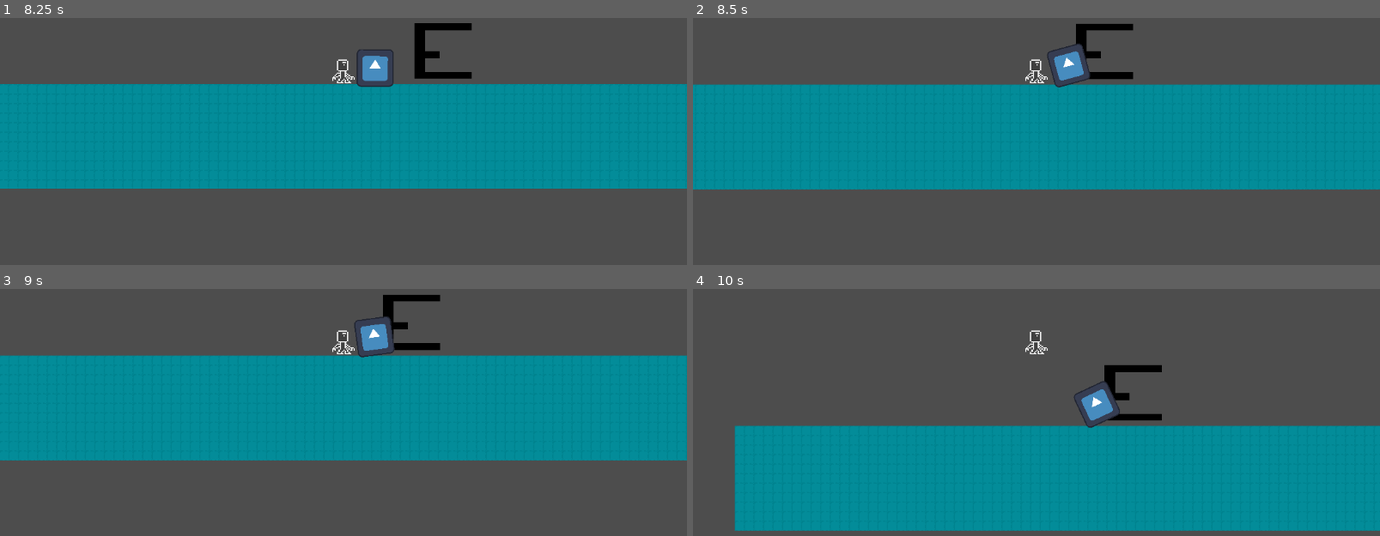
Above: before the commit, frames 1-4 (two rows, left to right).
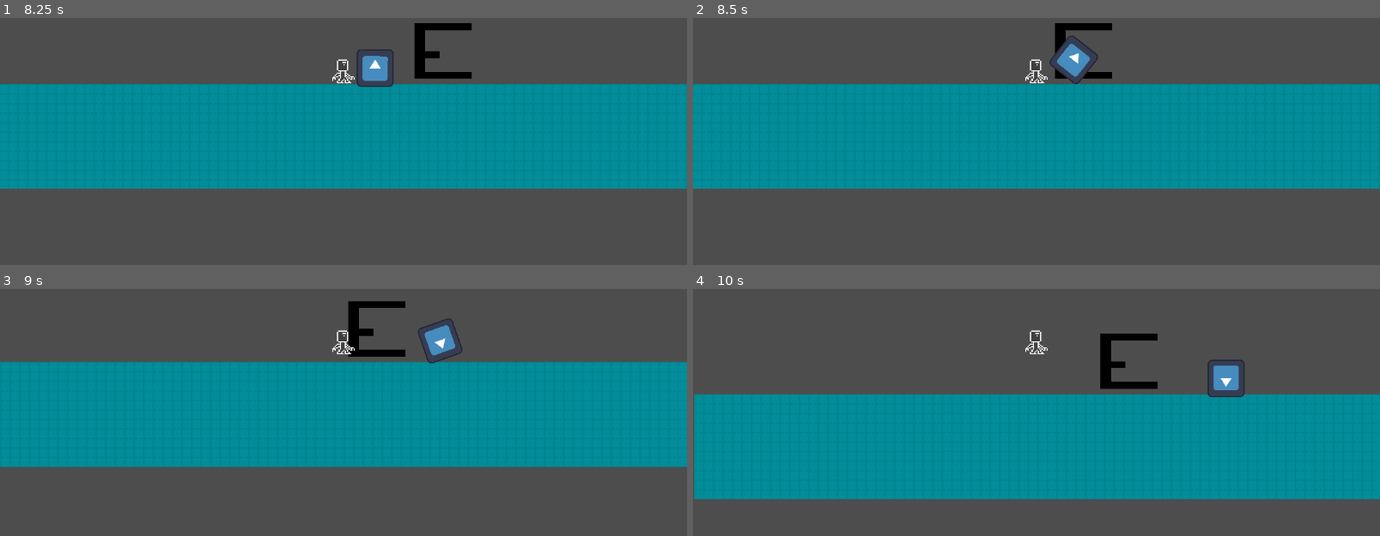
Above: after the commit, the same moments.

Repository: peachyem/ShootingForTheDark
Game: Godot game, scene res://levels/floor.tscn
Two runs of this game, one before a commit and one after it. Both use one fixed random seed, a clock stepped at 60 frames per second and the inputs below. The engine's default icon, where the game draws it, is replaced by a stand-in: a white triangle on a blue panel in a dark square.
Inputs:
- Up to frame 1 (8.25 s): tap Enter (ui_accept) at 0.5, 0.77, 1.52, 3.02, 3.77, 4.52, 6.02, 6.77, 7.52 s; hold Right (ui_right) 0.53-2.03 s; hold Left (ui_left) 2.03-2.78 s; hold Right (ui_right) 2.78-4.28 s; hold Left (ui_left) 4.28-5.03 s; hold Right (ui_right) 5.03-5.78 s; hold Left (ui_left) 5.78-7.28 s; hold Right (ui_right) from 7.28 s (still down)
- Up to frame 2 (8.5 s): keep holding Right (ui_right)
- Up to frame 3 (9 s): keep holding Right (ui_right)
- Up to frame 4 (10 s): tap Enter (ui_accept) at 9.02, 9.77 s; release Right (ui_right) at 9.53 s; hold Left (ui_left) from 9.53 s (still down)

Frame 1 is identical in both runs. In frame 2, 1.8% of the frame differs, in the area x 0-100%, y 2-70%; in frame 3, 7.6%; in frame 4, 28%, in the area x 0-100%, y 18-98%.

Commit message:
Fixed collision layers on some stuff

Diff:
--- a/entities/enemies/enemy.tscn
+++ b/entities/enemies/enemy.tscn
@@ -10,6 +10,8 @@
 radius = 159.013
 
 [node name="Enemy" type="CharacterBody2D"]
+collision_layer = 16
+collision_mask = 11
 script = ExtResource("1_drlj7")
 
 [node name="Sprite2D" type="Sprite2D" parent="."]
@@ -23,10 +25,10 @@
 shape = SubResource("CircleShape2D_go1j1")
 
 [node name="detection_area" type="Area2D" parent="."]
-collision_layer = 2
+collision_layer = 16
 collision_mask = 2
 
-[node name="collision_with_player" type="CollisionShape2D" parent="detection_area"]
+[node name="detection_collision_2D" type="CollisionShape2D" parent="detection_area"]
 position = Vector2(37, 48)
 shape = SubResource("CircleShape2D_gre2v")
 
--- a/entities/player/player_w_camera.tscn
+++ b/entities/player/player_w_camera.tscn
@@ -10,15 +10,17 @@
 size = Vector2(38, 43)
 
 [node name="Player" type="CharacterBody2D"]
-collision_layer = 3
-collision_mask = 7
+collision_layer = 2
+collision_mask = 29
 script = ExtResource("1_2ut6p")
 
-[node name="Area2D" type="Area2D" parent="."]
+[node name="PlayerHitArea2D" type="Area2D" parent="."]
 position = Vector2(-2, 2)
+collision_layer = 2
+collision_mask = 29
 monitoring = false
 
-[node name="CollisionShape2D" type="CollisionShape2D" parent="Area2D"]
+[node name="PlayerHitCollisionShape2D" type="CollisionShape2D" parent="PlayerHitArea2D"]
 position = Vector2(0, -1)
 shape = SubResource("RectangleShape2D_uds6f")
 
--- a/project.godot
+++ b/project.godot
@@ -56,6 +56,7 @@
 2d_physics/layer_2="player"
 2d_physics/layer_3="items"
 2d_physics/layer_4="spikes"
+2d_physics/layer_5="enemy"
 
 [rendering]
 
--- a/tilemaps/grounds and platforms.tscn
+++ b/tilemaps/grounds and platforms.tscn
@@ -131,6 +131,7 @@
 [sub_resource type="TileSet" id="TileSet_0cfws"]
 tile_size = Vector2i(32, 32)
 physics_layer_0/collision_layer = 1
+physics_layer_0/collision_mask = 23
 sources/0 = SubResource("TileSetAtlasSource_8ca03")
 
 [node name="TileMap" type="TileMap"]
